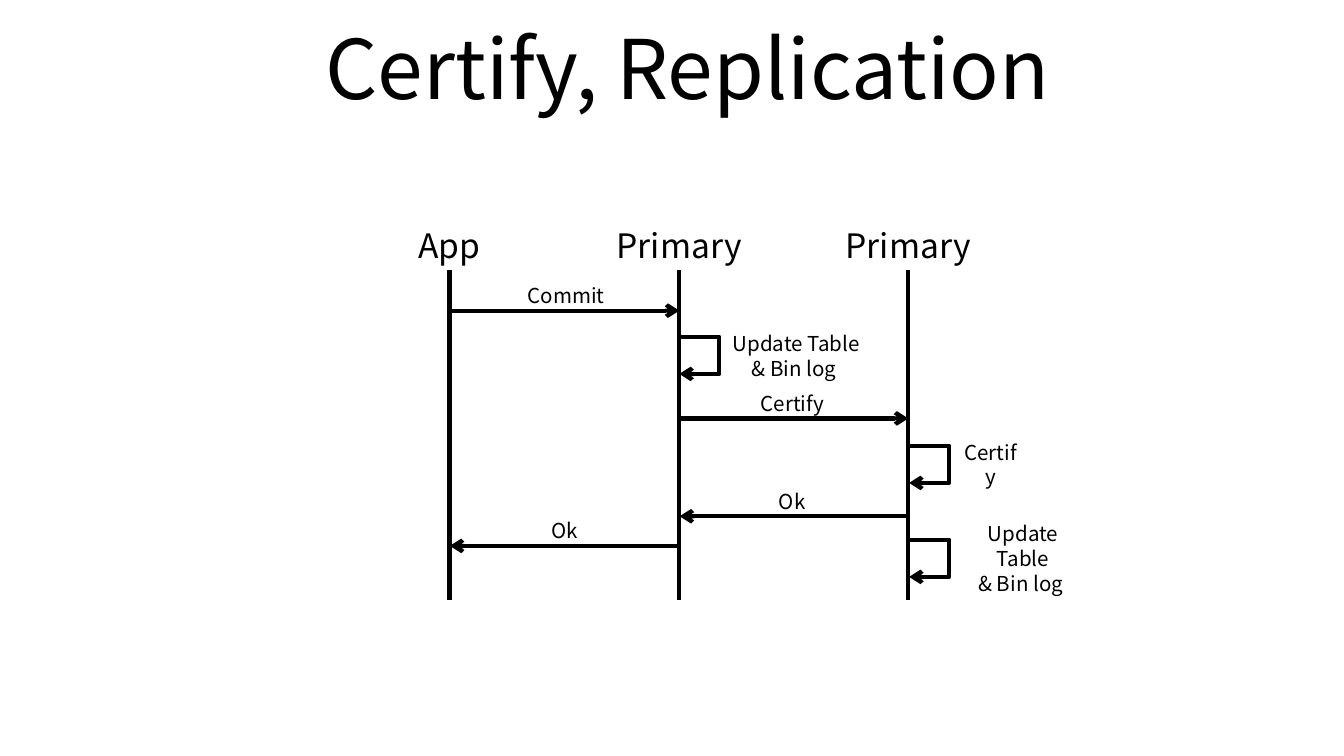
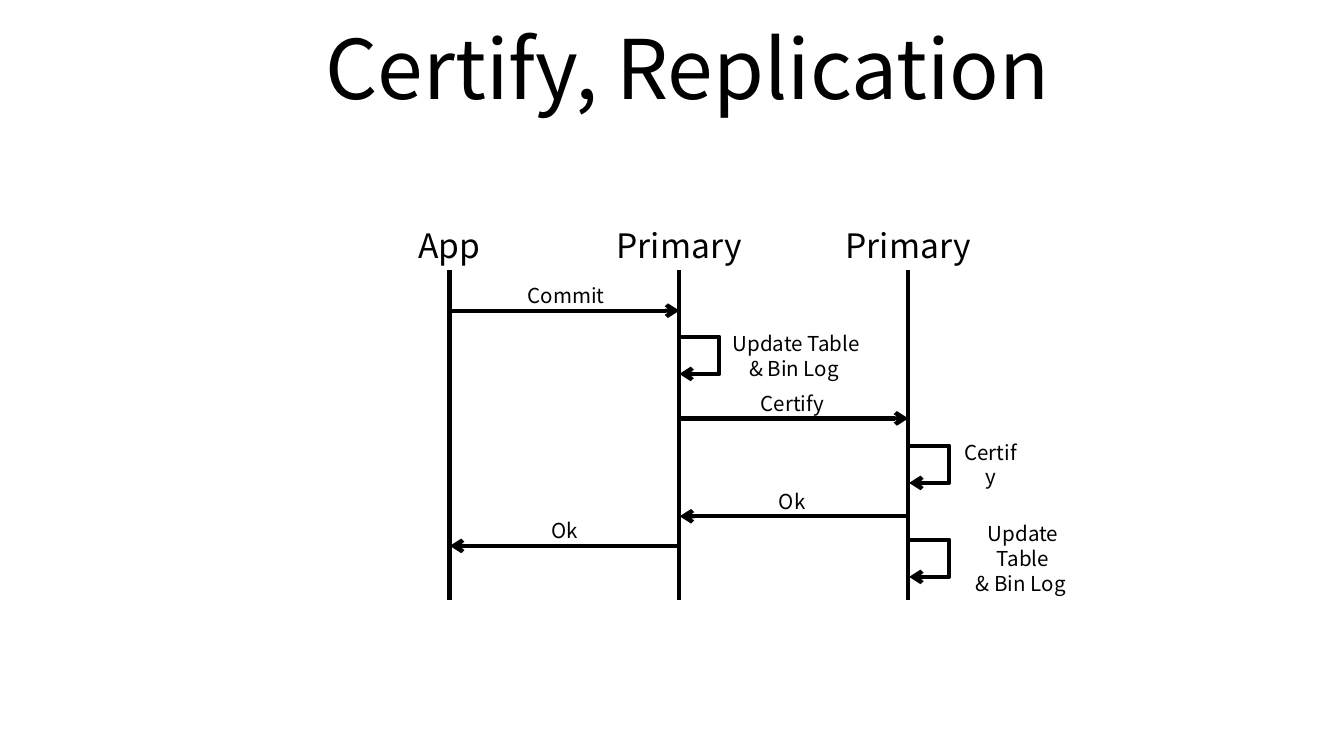
Before and after one commit to ssup2/blog-old, a slide deck: slide 6 of images/theory_analysis/MySQL_Replication/MySQL_Replication.pptx. Drawn at 1344x756 pixels with LibreOffice and Linux fonts; fonts in the diff are those of the drawing. Boxes give left, top, right and bottom in pixels: in the first picture for what was removed or moved away, otherwise in the second. Text is boxed around its words. In the diff, an @@ line names an element or a change of style, - is before the commit and + after.

Commit message:
Update MySQL Replication

```diff
--- a/images/theory_analysis/MySQL_Replication/MySQL_Replication.pptx
+++ b/images/theory_analysis/MySQL_Replication/MySQL_Replication.pptx
@@ text at <box>768,360,839,381</box>: text changed @@
-& Bin log
+& Bin Log
@@ text at <box>994,575,1066,596</box>: text changed @@
-& Bin log
+& Bin Log
```
Also in this commit, not shown: 2 other slides changed, 4 other files.
